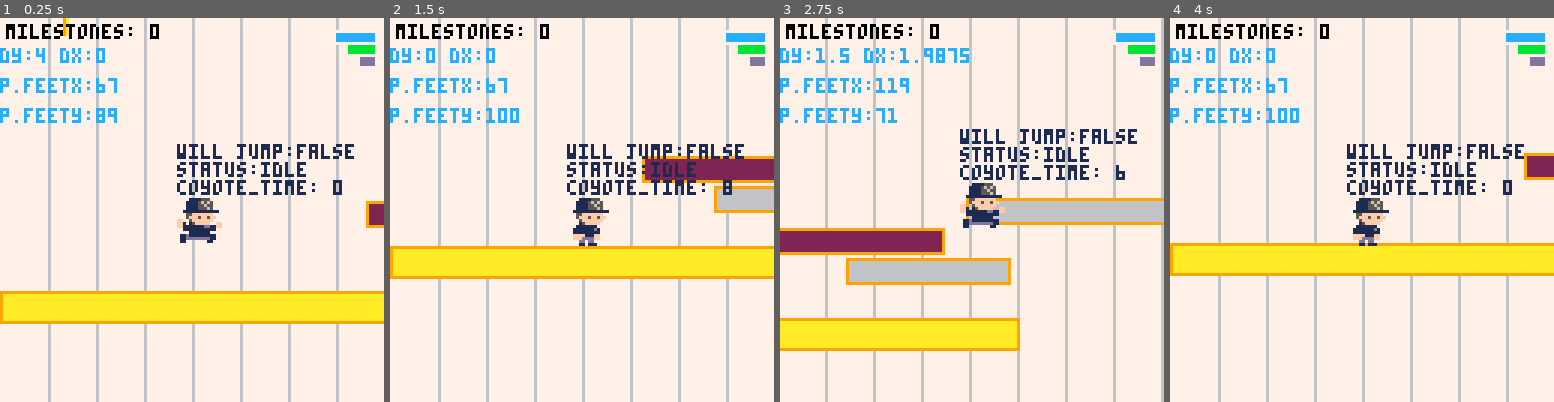
Above: before the commit, frames 1-4 (left to right).
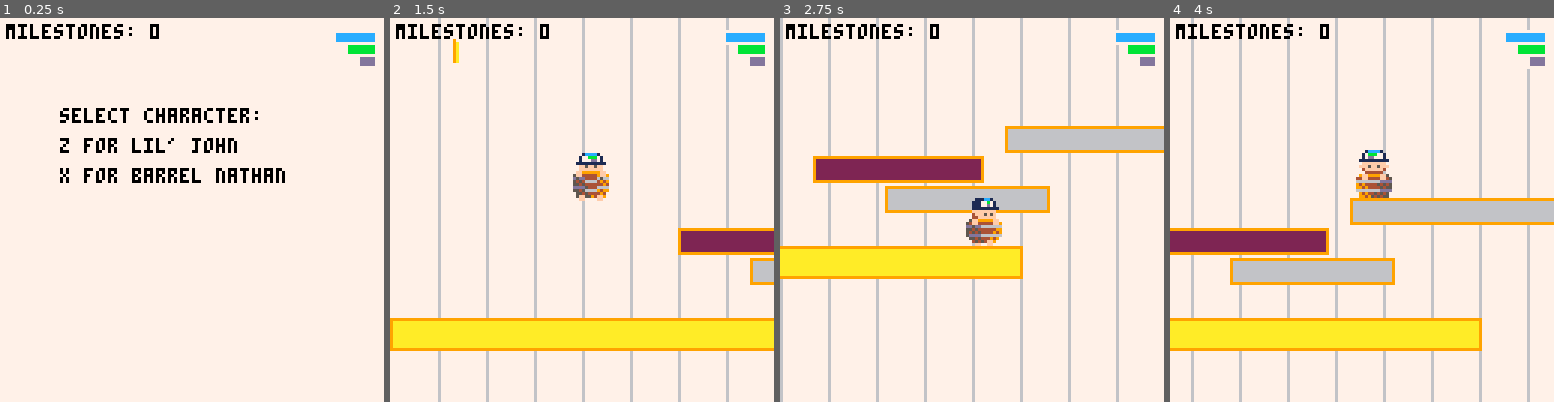
Above: after the commit, the same moments.

Repository: teamgantt/gantt-runner
Game: PICO-8 cartridge gantt-runner.p8
Same seed, same stepped clock (60 frames per second), same inputs: the game is played once before the commit and once after it.
Inputs:
- Up to frame 1 (0.25 s): no input
- Up to frame 2 (1.5 s): tap X (X key) at 0.33, 1.07 s; tap O (Z key) at 0.7 s
- Up to frame 3 (2.75 s): hold Right 1.6-2.1 s; tap O (Z key) at 1.7, 2.1, 2.5 s; tap X (X key) at 1.85 s; hold Right from 2.47 s (still down)
- Up to frame 4 (4 s): tap O (Z key) at 2.9, 3.3, 3.7 s; tap X (X key) at 2.97 s; release Right at 3.03 s; hold Left 3.08-3.58 s

The runs differ from the first frame. In frame 1, 20% of the frame differs, in the area x 0-100%, y 0-100%; in frame 2, 26%; in frame 3, 37%; in frame 4, 35%.

Commit message:
a new character has entered the fight

Diff:
--- a/gantt-runner.p8
+++ b/gantt-runner.p8
@@ -1,7 +1,7 @@
 pico-8 cartridge // http://www.pico-8.com
 version 41
 __lua__
---gantt runner
+--game runner
 --by tg devs
 
 --pico imports (not lua syntax)
@@ -15,28 +15,46 @@
 #include src/ui.lua
 
 function _init()
-	debug=true
+	debug=false
 	i_camera_follow()
+	i_game()
 	i_player()
-	i_gantt()
 	i_milestone_anims()
 	i_particles()
 end
 
 function _update()
-	u_player()
-	u_gantt()
-	u_milestone_anims()
-	u_fx()
+	if (g.scene == 'select') then
+		if (btn(🅾️)) then
+			g.scene = 'game'
+			g.character = 'john'
+		end
+		if (btn(❎)) then
+			g.scene = 'game'
+			g.character = 'nathan'
+		end
+	else
+		u_player()
+		u_game()
+		u_milestone_anims()
+		u_fx()
+	end
 end
 
 function _draw()
 	cls(7)
 	d_fx()
-	d_gantt()
-	d_milestone_anims()
-	d_camera_follow()
-	d_player()
+
+	if g.scene =='select' then
+		print('select character:', cam.x+20, 30)
+		print("z for lil' john", cam.x+20, 40)
+		print('x for barrel nathan', cam.x+20, 50)
+	else
+		d_game()
+		d_milestone_anims()
+		d_camera_follow()
+		d_player()
+	end
 	d_ui();
 
 	--debug stuff
@@ -52,7 +70,7 @@
 --john
 
 -->8
---gantt bars
+--game bars
 
 
 -->8
--- a/src/game.lua
+++ b/src/game.lua
@@ -1,11 +1,13 @@
-function i_gantt()
+function i_game()
 	--game object--
 	 g={
-		 max_bars=4,
-		 max_day_lines=16,
-		 bars={},    --all bars
-		 day_lines={},
-		 line_color=6
+		scene="select",
+		max_bars=4,
+		max_day_lines=16,
+		bars={},    --all bars
+		day_lines={},
+		line_color=6,
+		character='nathan'
 	 }
 
 	 -- stationary starting block, temp
@@ -76,12 +78,12 @@
 end
 
 
-function u_gantt()
+function u_game()
  	--move bars
 	for idx,bar in ipairs(g.bars) do
 		move_bar(bar)
 		-- Cleanup
-		if bar.speed != 0 and bar.x1 < player.x - 80 then
+		if bar.speed != 0 and bar.x1 < cam.x - 80 then
 			del(g.bars, bar)
 		end
 	end
@@ -106,7 +108,7 @@
 	end
 end
 
-function d_gantt()
+function d_game()
 	for k,day_line in ipairs(g.day_lines) do
 		line(day_line.x, day_line.y0, day_line.x, day_line.y1, g.line_color)
 	end
--- a/src/player.lua
+++ b/src/player.lua
@@ -1,6 +1,10 @@
 function i_player()
 	gravity=0.5
 	friction=.75
+	run_anim={
+		f=1,
+		timing=.4
+	}
 	player={
 		-- player stats
 		milestones=0,
@@ -38,16 +42,22 @@
 		sfx_step=3,
 
 		-- sprites
-		idle_s=32,
-		falling_s=38,
-		jumping_s=40,
-	}
-	--player anims
-	run_anim={
-		f=1,
-		frames={34,36,34},
-		cur_s=34,
-		timing=.4
+		--player anims
+			john={
+				cur_s=32,
+				idle_s=32,
+				falling_s=38,
+				jumping_s=40,
+				run_frames={34,36,34}
+			},
+			nathan={
+				cur_s=64,
+				idle_s=64,
+				falling_s=72,
+				jumping_s=70, --change later
+				run_frames={66,68,66}
+			}
+
 	}
 	run_sfx={
 		elapsed=0,
@@ -137,7 +147,7 @@
 
 
  --animate player run
-  if run_anim.f >= count(run_anim.frames) then
+  if run_anim.f >= count(player[g.character].run_frames) then
 		run_anim.f = 1
 	end
 
@@ -181,12 +191,12 @@
 	end
 
 	if ((player.move=='run' or player.move=='sprint') and player.on_platform) then
-		spr(run_anim.frames[flr(run_anim.f)], player.x, player.y, 2, 2, player.flip_x)
+		spr(player[g.character].run_frames[flr(run_anim.f)], player.x, player.y, 2, 2, player.flip_x)
 	elseif (player.dy > 0) then
-		spr(player.falling_s, player.x, player.y, 2, 2, player.flip_x)
+		spr(player[g.character].falling_s, player.x, player.y, 2, 2, player.flip_x)
 	elseif (player.dy < 0) then
-		spr(player.jumping_s, player.x, player.y, 2, 2, player.flip_x)
+		spr(player[g.character].jumping_s, player.x, player.y, 2, 2, player.flip_x)
 	else --idle
-		spr(flr(player.idle_s), player.x, player.y, 2, 2, player.flip_x)
+		spr(flr(player[g.character].idle_s), player.x, player.y, 2, 2, player.flip_x)
 	end
 end
Not shown, changed: 32 lines of the sprite sheet (__gfx__) section of gantt-runner.p8
Not shown, changed: gantt-runner.p8.png
Not shown, changed: gantt_runner_html/gantt_runner.js
Not shown, changed: gantt_runner_html/index.html
